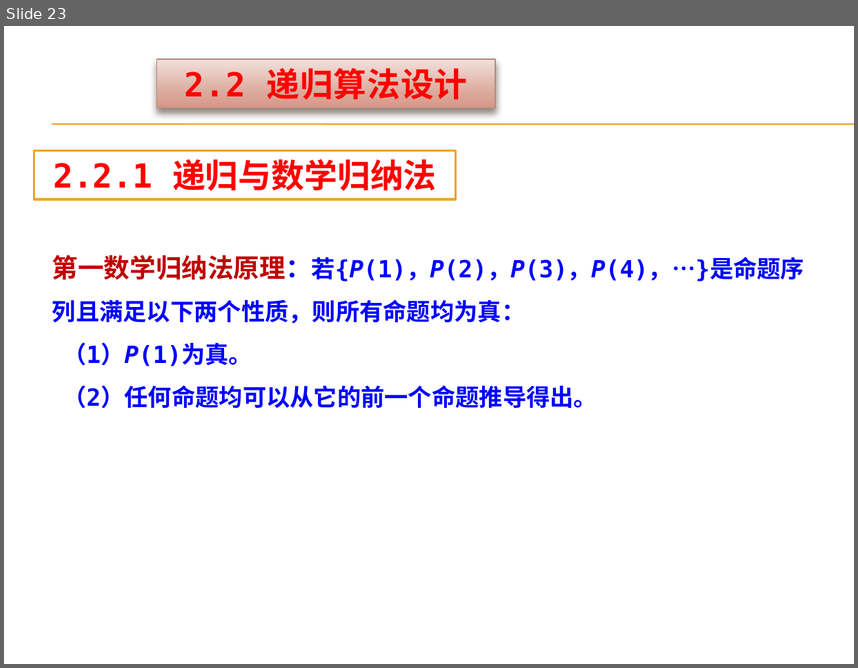
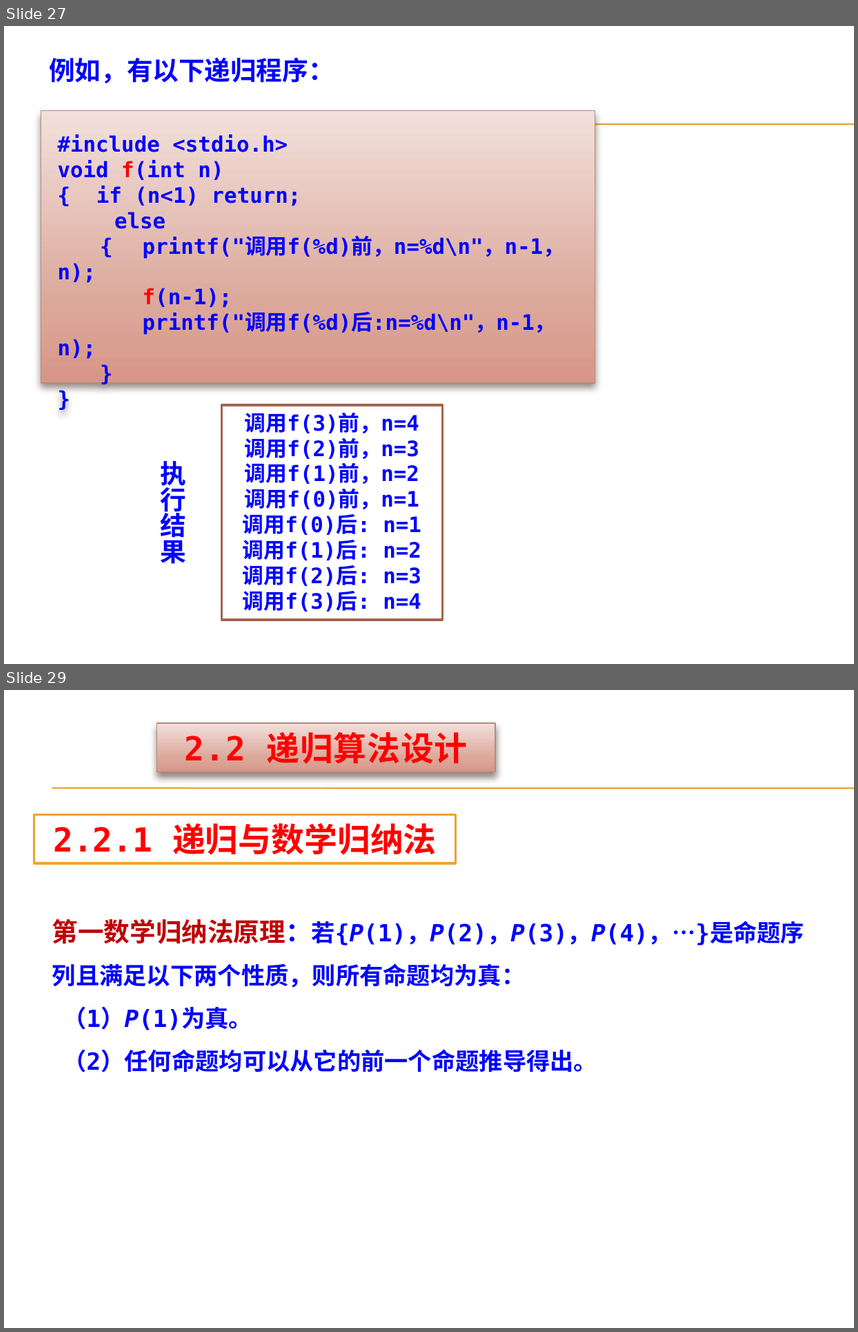
Before and after one commit to AllenW1116/Cpp-algorithm, a slide deck: 课程ppt/第2章 递归算法设计技术.pptx. Shown one above the other, each under a label of ours: slide 23 before the commit, slides 27 and 29 after it; the slides between them are not shown. The pictures are 858x668 and 858x1332 pixels, drawn with LibreOffice and Linux fonts; fonts in the diff are those of the drawing; background and template pictures are left out. Boxes give left, top, right and bottom in pixels: in the first picture for what was removed or moved away, otherwise in the second. Text is boxed around its words. In the diff, an @@ line names an element or a change of style, - is before the commit and + after.

```diff
--- a/课程ppt/第2章 递归算法设计技术.pptx
+++ b/课程ppt/第2章 递归算法设计技术.pptx
@@ slide 27 added at [4,26,854,664], background picture (left out); not listed: 2 template elements that a slide beside it also shows @@
@@ text added at [49,57,334,83], 22 pt, text #0000FF, bold @@
+例如，有以下递归程序：
@@ rectangle added at [41,110,595,382], fill gradient #F3E0DB to #DCA79B to #D89787, outline #B58B80 0.79 pt, 18 pt, text #0000FF, bold @@
+#include <stdio.h>
+void f(int n)
+{ if (n<1) return;
+else
+{ printf("调用f(%d)前，n=%d\n"，n-1，n);
+f(n-1);
+printf("调用f(%d)后:n=%d\n"，n-1，n);
+}
+}
@@ rectangle added at [221,405,443,619], fill #FFFFFF, outline #A5644E 2 pt, 18 pt, text #0000FF, bold @@
+调用f(3)前，n=4
+调用f(2)前，n=3
+调用f(1)前，n=2
+调用f(0)前，n=1
+调用f(0)后: n=1
+调用f(1)后: n=2
+调用f(2)后: n=3
+调用f(3)后: n=4
@@ text added at [161,461,187,564], 22 pt, text #0000FF, bold @@
+执行结果
@@ what was slide 23 is now slide 29 @@
```
Also in this commit, not shown: 5 slides changed, 10 other slides added, 13 other files.
